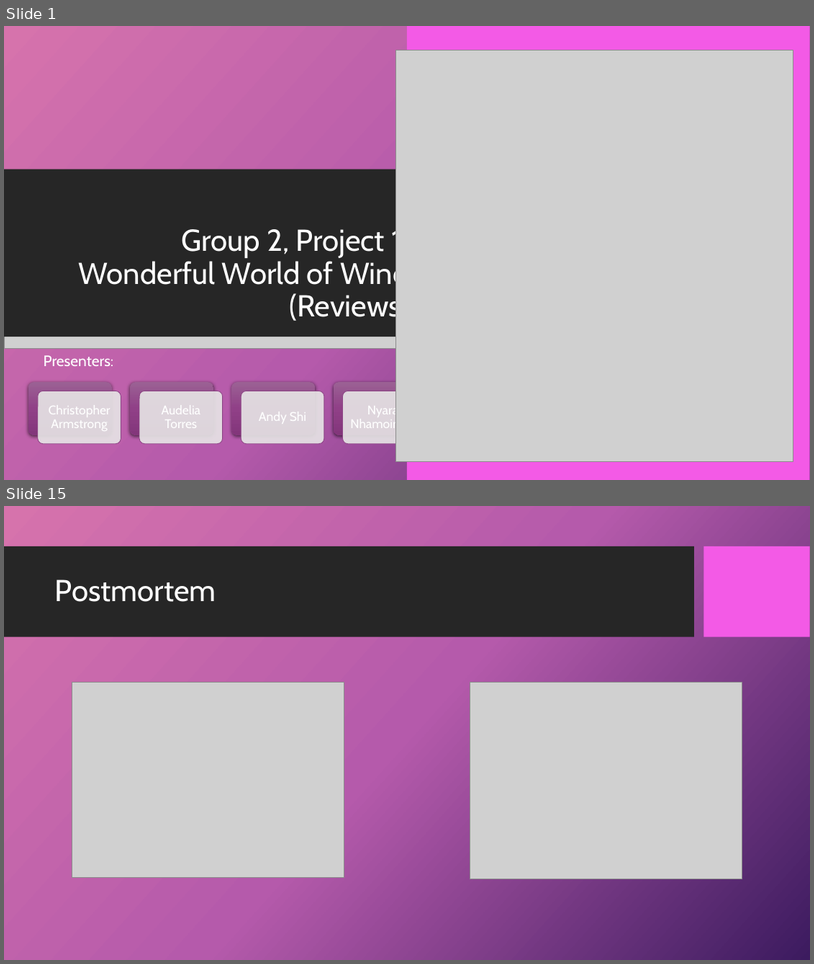
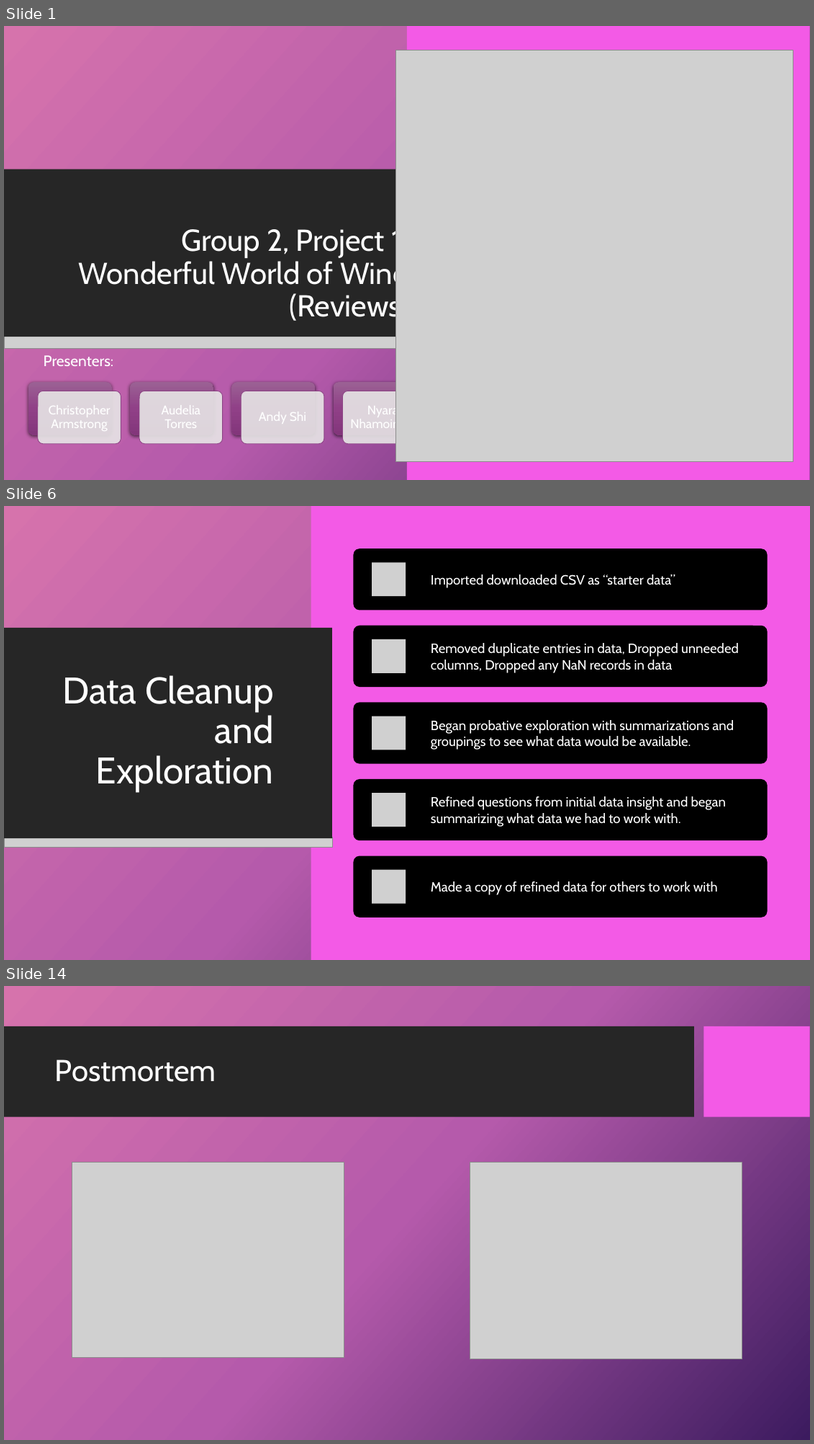
Before and after one commit to 4Reference/Project1, a slide deck: Data Science_Project 1_Group2.pptx. Shown one above the other, each under a label of ours: slides 1 and 15 before the commit, slides 1, 6 and 14 after it; the slides between them are not shown. The pictures are 814x964 and 814x1444 pixels, drawn with LibreOffice and Linux fonts; fonts in the diff are those of the drawing; grey boxes stand for pictures; background and template pictures are left out. Boxes give left, top, right and bottom in pixels: in the first picture for what was removed or moved away, otherwise in the second. Text is boxed around its words. In the diff, an @@ line names an element or a change of style, - is before the commit and + after.

```diff
--- a/Data Science_Project 1_Group2.pptx
+++ b/Data Science_Project 1_Group2.pptx
@@ slide 6 added at [4, 506, 810, 960], background picture (left out); not listed: 2 template elements that a slide beside it also shows @@
@@ rectangle added at [4, 506, 810, 960], fill gradient #D774AD to #B55CAB to #3E1C5F @@
@@ rectangle added at [311, 506, 810, 960], fill #F35AE6 @@
@@ rectangle added at [4, 628, 332, 838], fill #262626 @@
@@ title added at [62, 675, 274, 791], 44 pt, text #FFFFFF @@
+Data Cleanup and Exploration
@@ picture added at [4, 837, 332, 847] @@
@@ group added at [354, 548, 768, 917]: 5 rounded rectangles, 5 pictures, 5 texts @@
+Imported downloaded CSV as “starter data”
+Removed duplicate entries in data, Dropped unneeded columns, Dropped any NaN records in data
+Began probative exploration with summarizations and groupings to see what data would be available.
+Refined questions from initial data insight and began summarizing what data we had to work with.
+Made a copy of refined data for others to work with
@@ what was slide 15 is now slide 14 @@
```
Also in this commit, not shown: 7 slides changed, 4 other slides added, 6 slides removed.
